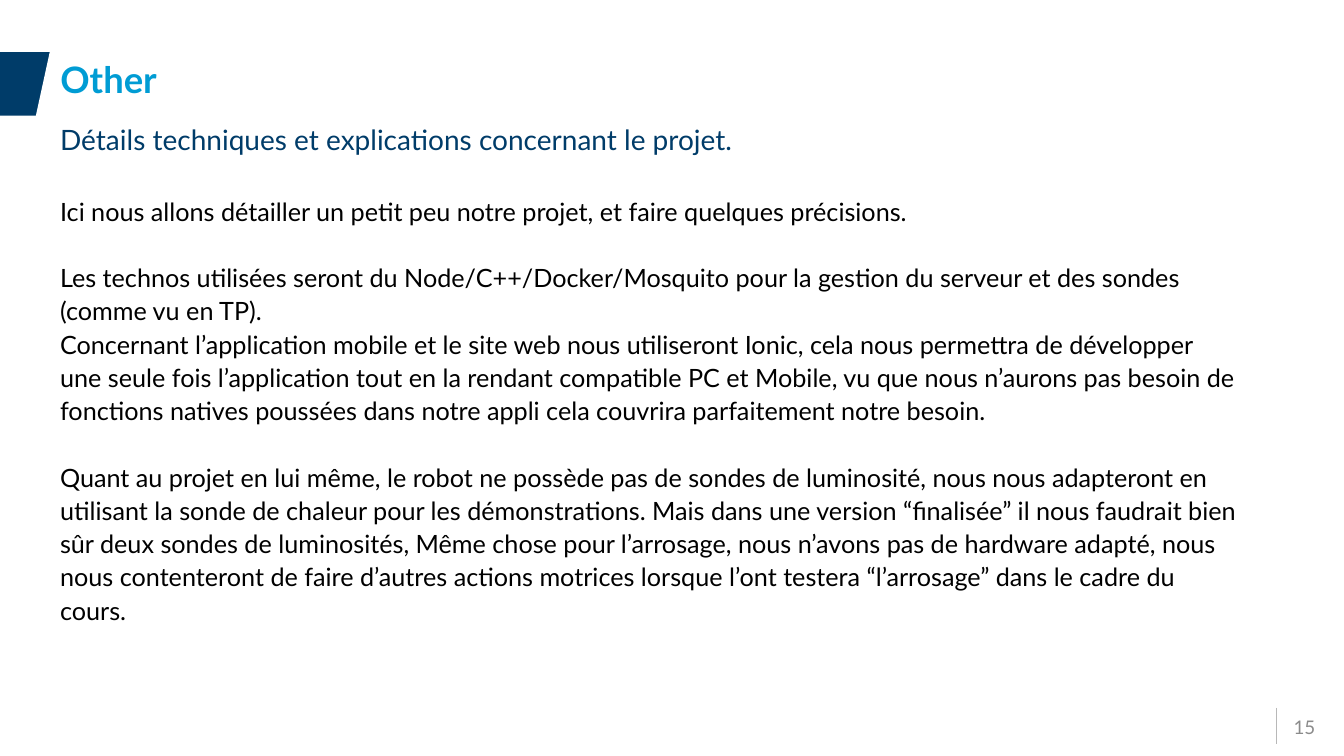
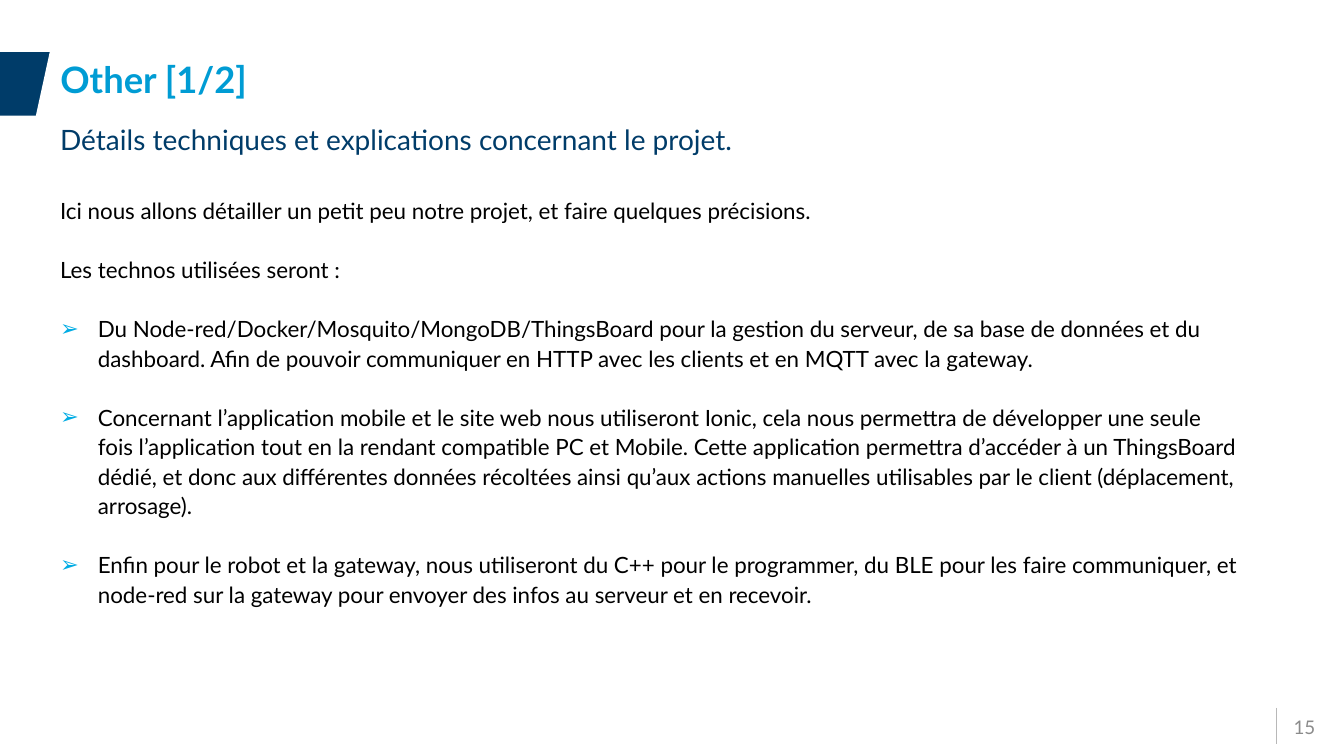
Before and after one commit to HW-Alex/ProjetIotYnov, a slide deck: slide 15 of Projet/Presentation/Presentation_Groupe05.pptx. Drawn at 1344x756 pixels with LibreOffice and Linux fonts; fonts in the diff are those of the drawing; background and template pictures are left out. Boxes give left, top, right and bottom in pixels: in the first picture for what was removed or moved away, otherwise in the second. Text is boxed around its words. In the diff, an @@ line names an element or a change of style, - is before the commit and + after.

```diff
--- a/Projet/Presentation/Presentation_Groupe05.pptx
+++ b/Projet/Presentation/Presentation_Groupe05.pptx
@@ title at bbox=[60, 65, 247, 99]: text changed @@
-Other
+Other [1/2]
@@ text at bbox=[60, 202, 811, 223]: size 18 to 16 pt in "Ici nous allons détailler un petit peu ..." @@
@@ text at bbox=[60, 261, 1237, 607]: text changed; size 18 to 16 pt @@
-Les technos utilisées seront du Node/C++/Docker/Mosquito pour la gestion du serveur et des sondes (comme vu en TP).
-Concernant l’application mobile et le site web nous utiliseront Ionic, cela nous permettra de développer une seule fois l’application tout en la rendant compatible PC et Mobile, vu que nous n’aurons pas besoin de fonctions natives poussées dans notre appli cela couvrira parfaitement notre besoin.
-Quant au projet en lui même, le robot ne possède pas de sondes de luminosité, nous nous adapteront en utilisant la sonde de chaleur pour les démonstrations. Mais dans une version “finalisée” il nous faudrait bien sûr deux sondes de luminosités, Même chose pour l’arrosage, nous n’avons pas de hardware adapté, nous nous contenteront de faire d’autres actions motrices lorsque l’ont testera “l’arrosage” dans le cadre du cours.
+Les technos utilisées seront :
+➢ Du Node-red/Docker/Mosquito/MongoDB/ThingsBoard pour la gestion du serveur, de sa base de données et du dashboard. Afin de pouvoir communiquer en HTTP avec les clients et en MQTT avec la gateway.
+➢ Concernant l’application mobile et le site web nous utiliseront Ionic, cela nous permettra de développer une seule fois l’application tout en la rendant compatible PC et Mobile. Cette application permettra d’accéder à un ThingsBoard dédié, et donc aux différentes données récoltées ainsi qu’aux actions manuelles utilisables par le client (déplacement, arrosage).
+➢ Enfin pour le robot et la gateway, nous utiliseront du C++ pour le programmer, du BLE pour les faire communiquer, et node-red sur la gateway pour envoyer des infos au serveur et en recevoir.
```
Also in this commit, not shown: 7 other slides changed, 1 slide added.
